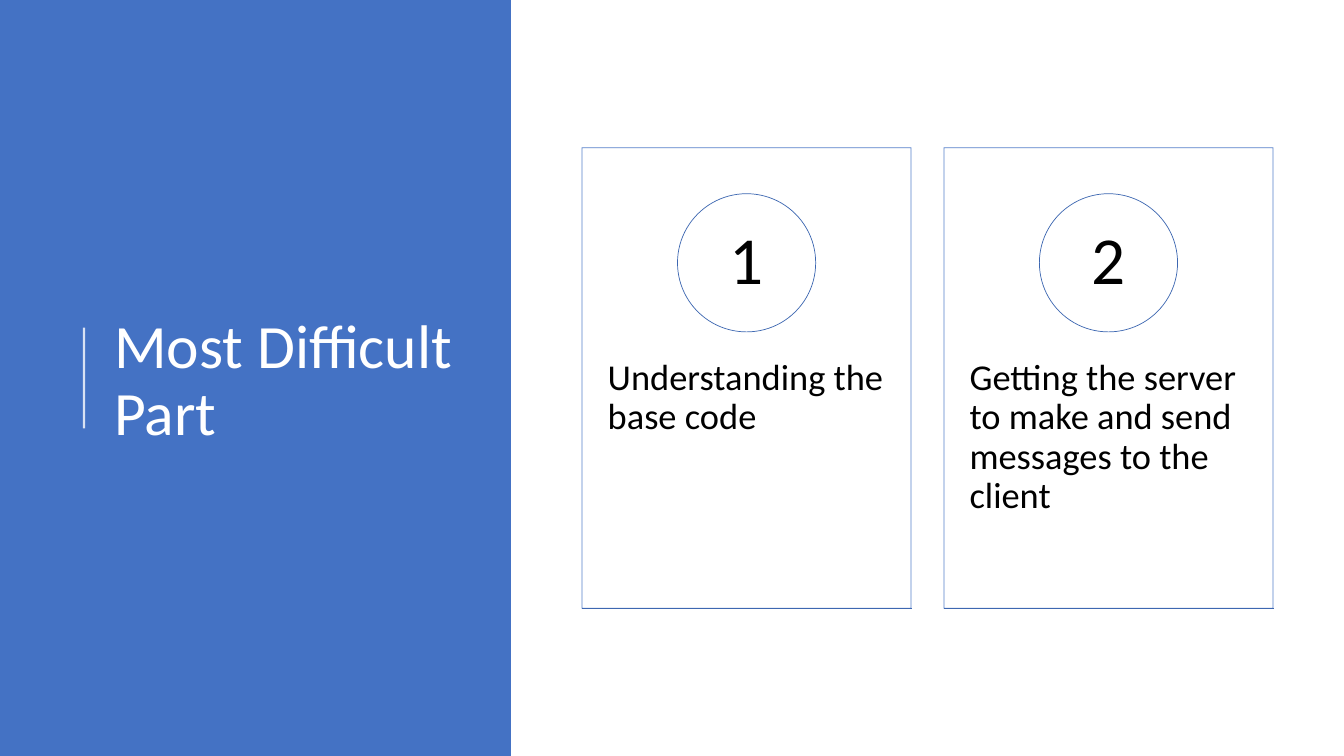
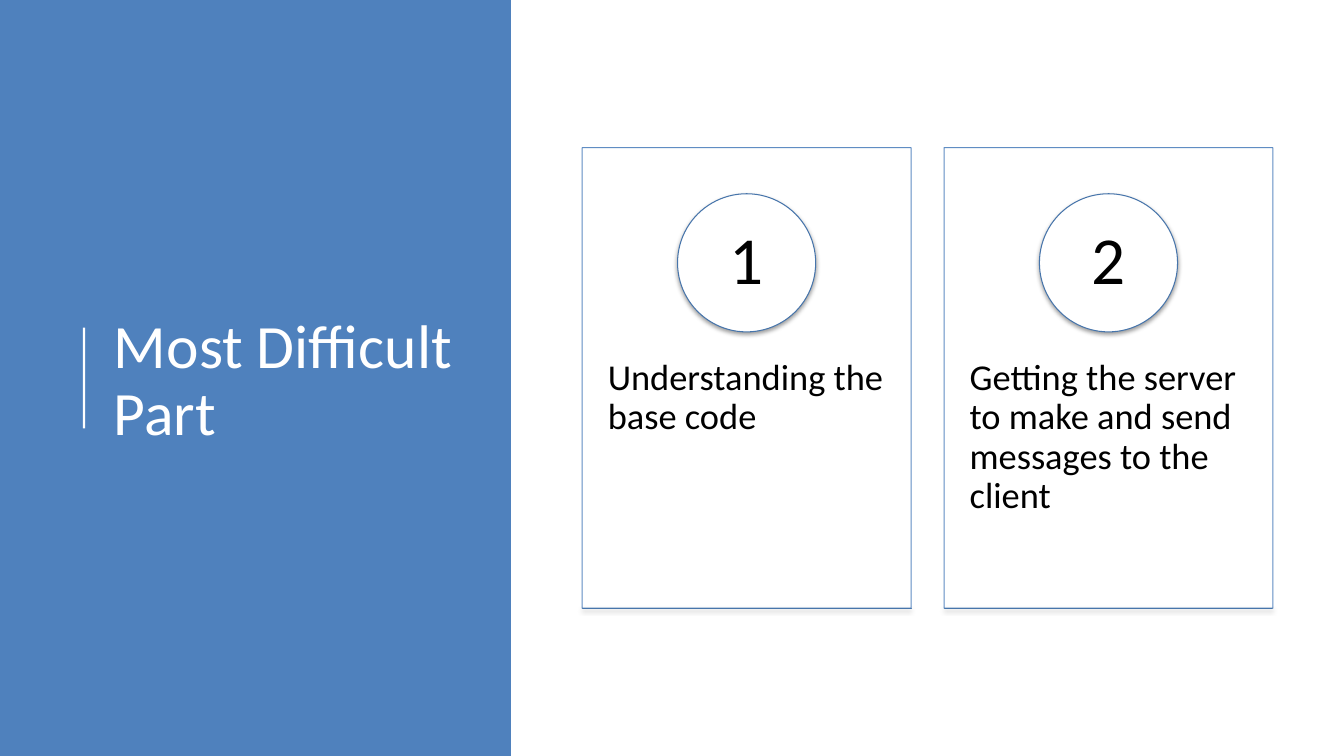
Before and after one commit to singhgagan2697/CSE3310_Project_4, a slide deck: slide 4 of Presentation.pptx. Drawn at 1344x756 pixels with LibreOffice and Linux fonts; fonts in the diff are those of the drawing. Boxes give left, top, right and bottom in pixels: in the first picture for what was removed or moved away, otherwise in the second. Text is boxed around its words. In the diff, an @@ line names an element or a change of style, - is before the commit and + after.

```diff
--- a/Presentation.pptx
+++ b/Presentation.pptx
@@ rectangle at [0, 0, 511, 756]: fill #4472C4 to #4F81BD @@
@@ rectangle "Understanding the base code": place and size @@
-rectangle "Understanding the base code" at [608, 364, 883, 430]
+rectangle "Understanding the base code" at [583, 148, 911, 609]
@@ rectangle "Understanding the base code" at [583, 148, 911, 609]: less space between paragraphs; fill none to #FFFFFF at 90% opacity; outline none to #4F81BD 0.75 pt @@
@@ rectangle "Getting the server to make ..." at [945, 148, 1273, 609]: less space between paragraphs; fill none to #FFFFFF at 90% opacity; outline none to #4F81BD 0.75 pt @@
@@ rectangle "Getting the server to make ...": place and size @@
-rectangle "Getting the server to make ..." at [970, 364, 1236, 509]
+rectangle "Getting the server to make ..." at [945, 148, 1273, 609]
@@ ellipse "1" at [678, 194, 816, 332]: less space between paragraphs; fill none to #FFFFFF; outline none to #4875AC 0.75 pt; shadow on @@
@@ ellipse "1": place and size @@
-ellipse "1" at [730, 240, 764, 284]
+ellipse "1" at [678, 194, 816, 332]
@@ ellipse "2": place and size @@
-ellipse "2" at [1091, 240, 1125, 284]
+ellipse "2" at [1040, 194, 1178, 332]
@@ ellipse "2" at [1040, 194, 1178, 332]: less space between paragraphs; fill none to #FFFFFF; outline none to #4875AC 0.75 pt; shadow on @@
@@ group removed at [583, 148, 1273, 609]: 2 rectangles, 2 ellipses @@
@@ rectangle at [583, 608, 911, 608]: outline #3E67B2 0.5 pt to #4875AC 0.75 pt; shadow on @@
@@ rectangle at [945, 608, 1273, 608]: outline #3E67B2 0.5 pt to #4875AC 0.75 pt; shadow on @@
```
Also in this commit, not shown: 8 other slides changed.
